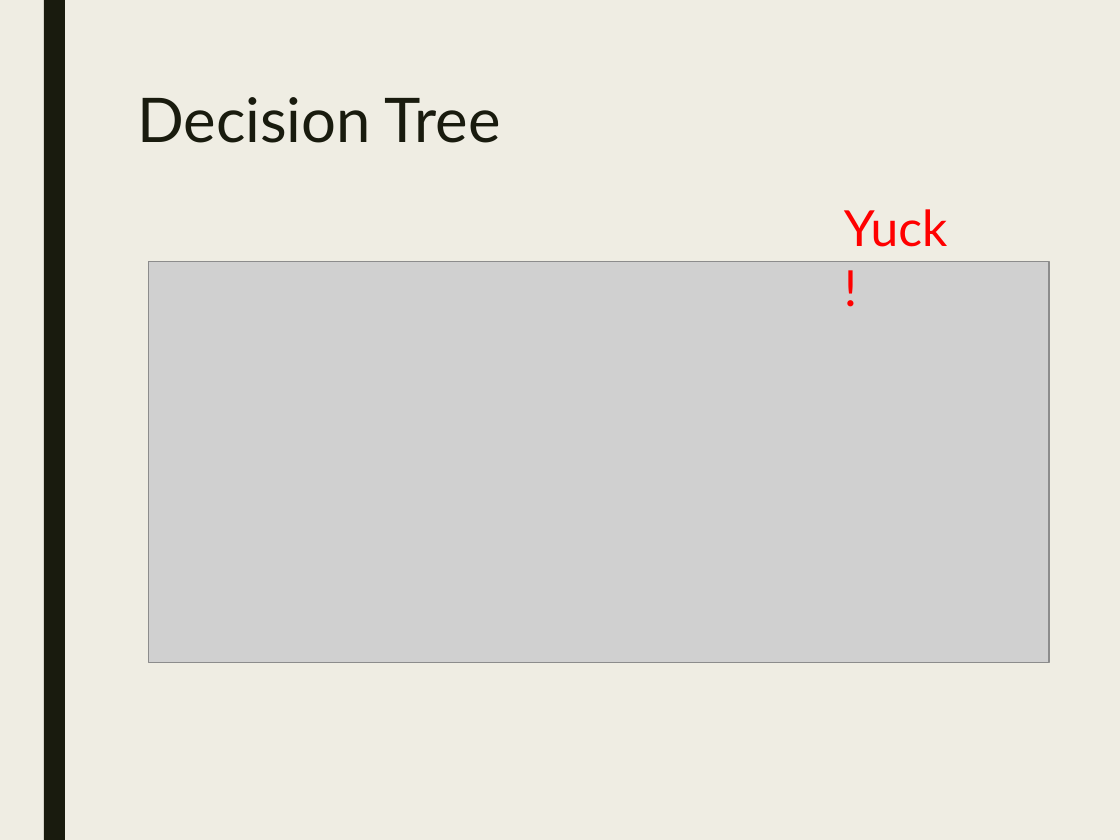
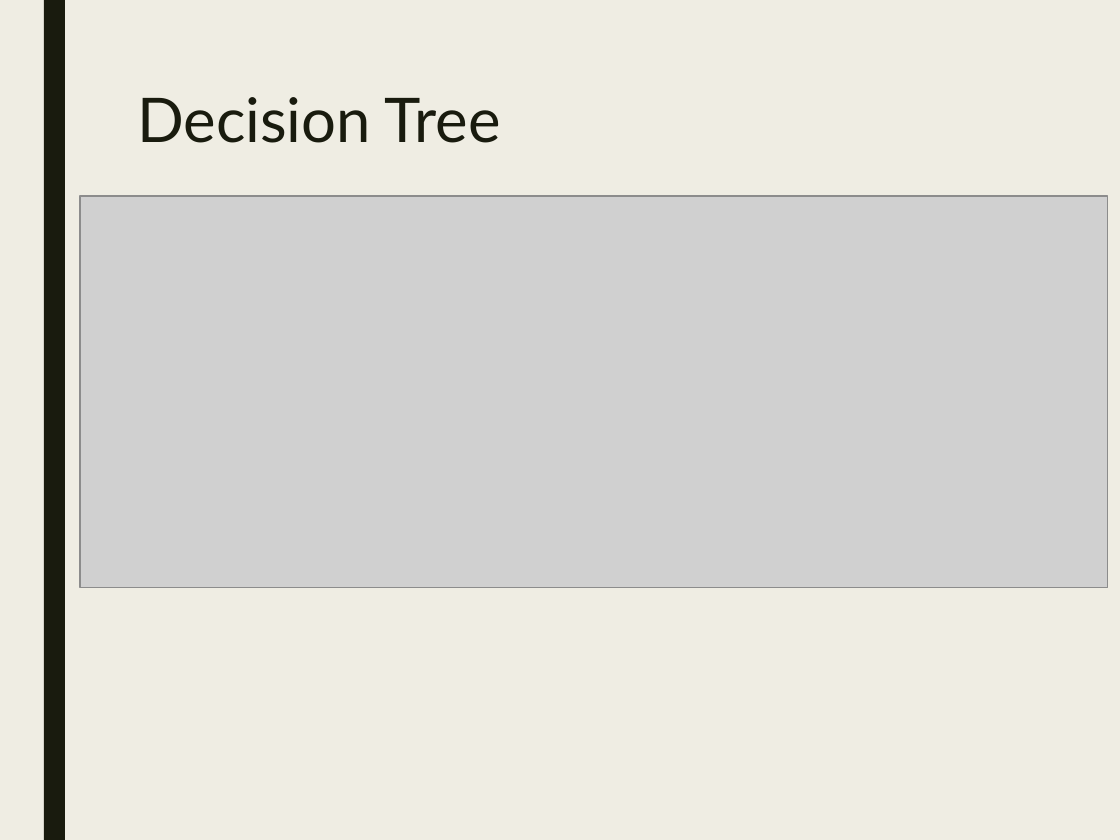
Before and after one commit to stats-learning-fall2019/final-project, a slide deck: slide 54 of presentation/gtdb-final-presentation.pptx (slide 53 before the commit). Drawn at 1120x840 pixels with LibreOffice and Linux fonts; fonts in the diff are those of the drawing; grey boxes stand for pictures. Boxes give left, top, right and bottom in pixels: in the first picture for what was removed or moved away, otherwise in the second. Text is boxed around its words. In the diff, an @@ line names an element or a change of style, - is before the commit and + after.

```diff
--- a/presentation/gtdb-final-presentation.pptx
+++ b/presentation/gtdb-final-presentation.pptx
@@ picture: place and size @@
-picture at box(149, 261, 1049, 662)
+picture at box(80, 196, 1107, 588)
@@ text removed at box(844, 209, 948, 247) @@
-Yuck!
```
Also in this commit, not shown: 14 other slides changed, 3 slides added, 5 slides removed, 2 other files.
